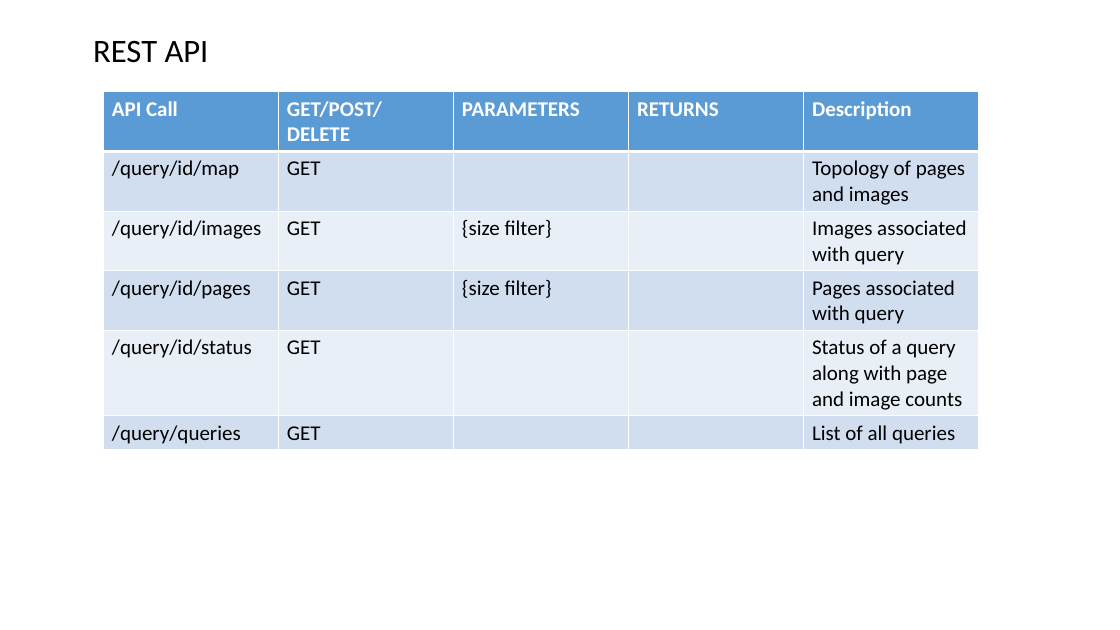
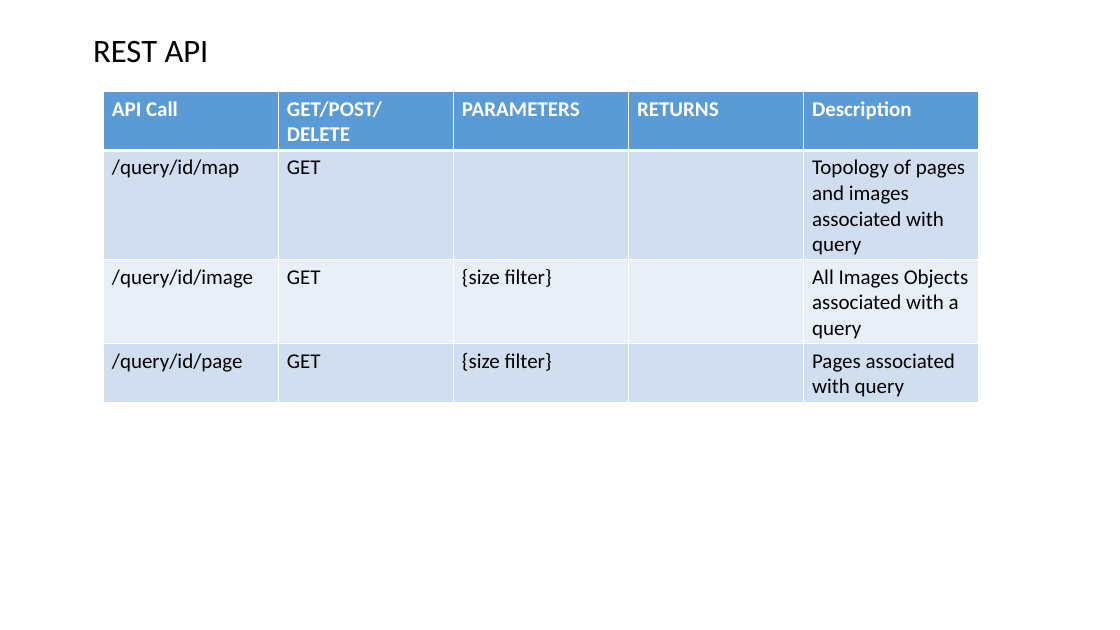
Before and after one commit to datim/squid, a slide deck: slide 18 of docs/design.pptx. Drawn at 1120x630 pixels with LibreOffice and Linux fonts; fonts in the diff are those of the drawing. Boxes give left, top, right and bottom in pixels: in the first picture for what was removed or moved away, otherwise in the second. Text is boxed around its words. In the diff, an @@ line names an element or a change of style, - is before the commit and + after.

```diff
--- a/docs/design.pptx
+++ b/docs/design.pptx
@@ table at [103, 92, 977, 401] @@
-row 2: /query/id/map | GET |  |  | Topology of pages and images
-row 3: /query/id/images | GET | {size filter} |  | Images associated with query
-row 4: /query/id/pages | GET | {size filter} |  | Pages associated with query
-row 5: /query/id/status | GET |  |  | Status of a query along with page and image counts
-row 6: /query/queries | GET |  |  | List of all queries
+row 2: /query/id/map | GET |  |  | Topology of pages and images associated with query
+row 3: /query/id/image | GET | {size filter} |  | All Images Objects associated with a query
+row 4: /query/id/page | GET | {size filter} |  | Pages associated with query
```
Also in this commit, not shown: 5 other slides changed, 11 other files.
